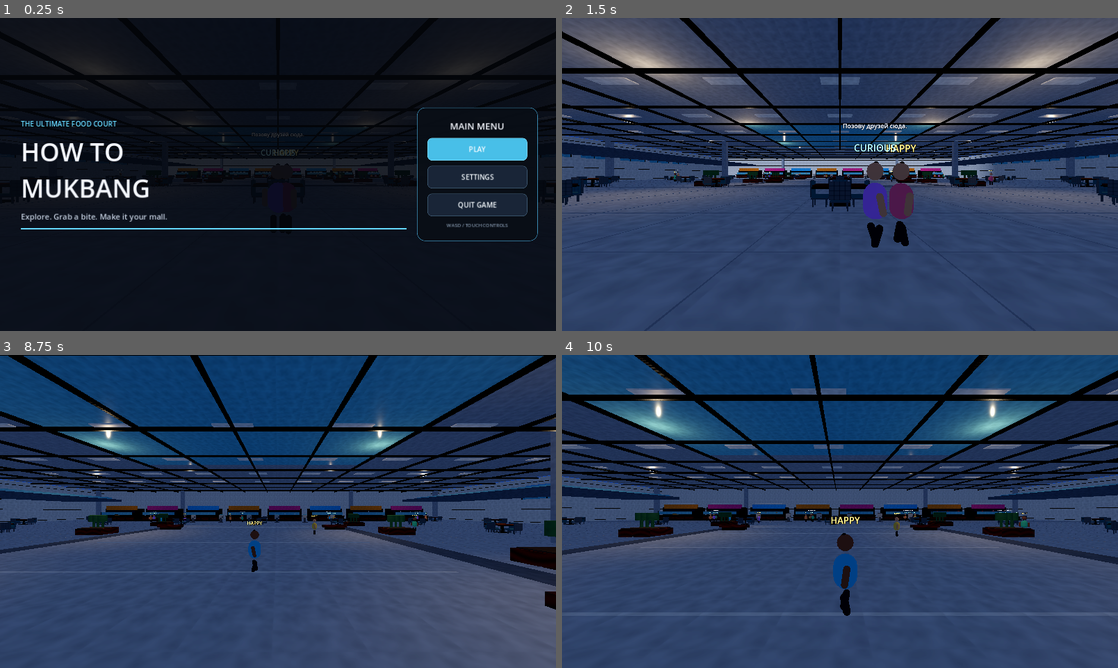
Above: before the commit, frames 1-4 (two rows, left to right).
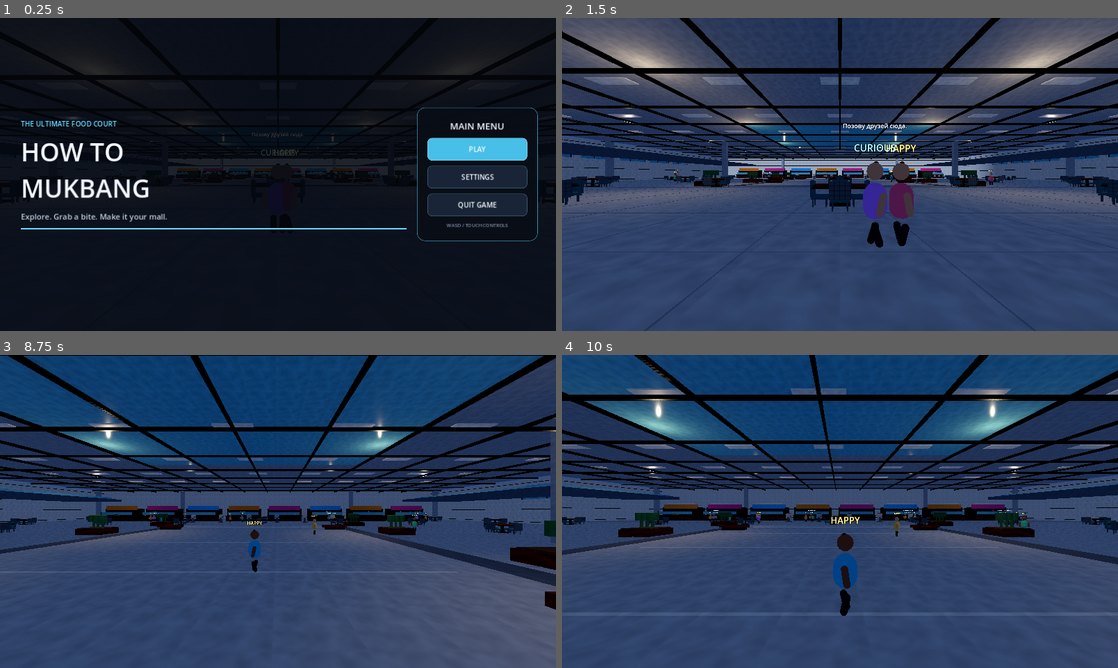
Above: after the commit, the same moments.

Repository: gggevego15-ui/How-to-MUKBANG
Game: Godot game, scene res://scenes/main.tscn
The game is run twice, just before and just after one commit, with the same random seed, the same clock (stepped at 60 frames per second) and the same inputs.
Inputs (mouse positions are in pixels of both pictures, inside the frame that each line leads up to):
- Up to frame 1 (0.25 s): no input
- Up to frame 2 (1.5 s): click "PLAY" at 0.5 s; tap Enter at 1.25 s; move the mouse to (867, 174) at 1.27 s; hold Up (ui_up) from 1.28 s (still down); hold E from 1.28 s (still down)
- Up to frame 3 (8.75 s): tap Space at 1.52, 2.27, 3.77, 4.52, 5.27, 6.77, 7.52, 8.27 s; move the mouse to (250, 511) at 2.02 s; release E at 2.03 s; tap F at 2.1, 4.35, 6.6 s; move the mouse to (289, 505) at 2.77 s; hold Shift 2.78-3.53 s; move the mouse to (272, 517) at 3.52 s; tap E at 3.6, 8.1 s; move the mouse to (316, 514) at 4.27 s; move the mouse to (233, 508) at 5.02 s; tap Shift at 5.1 s; move the mouse to (283, 511) at 5.77 s; hold E 5.78-6.53 s; move the mouse to (255, 505) at 6.52 s; release Up (ui_up) at 6.53 s; hold Right (ui_right) 6.53-7.28 s; move the mouse to (305, 511) at 7.27 s; hold Shift 7.28-8.03 s; hold Up (ui_up) from 7.28 s (still down); move the mouse to (250, 511) at 8.02 s
- Up to frame 4 (10 s): move the mouse to (851, 505) at 8.77 s; tap F at 8.85 s; move the mouse to (834, 517) at 9.52 s; release Up (ui_up) at 9.53 s; hold Left (ui_left) from 9.53 s (still down); tap Shift at 9.6 s; tap Space at 9.77 s

The runs differ from the first frame. In frame 2, 0.3% of the frame differs, in the area x 20-78%, y 50-74%; in frame 3, less than 0.1%; in frame 4, 0.1%.

Commit message:
Improve PBR material detail and neon lighting safely

Diff:
--- a/scripts/mall.gd
+++ b/scripts/mall.gd
@@ -68,7 +68,8 @@
 	if material == null:
 		return
 	var root := "res://assets/textures/pbr/%s_" % family
-	# Keep 4K source maps for quality checks; use compact raster maps at runtime on mobile.
+	# Keep the 4K source maps for authoring, but sample compact 512px maps in-game.
+	# This preserves fine surface detail without loading 4K maps into mobile GPU memory.
 	material.albedo_texture = load(root + "basecolor_512.png") as Texture2D
 	material.roughness_texture = load(root + "roughness_512.png") as Texture2D
 	material.normal_texture = load(root + "normal_512.png") as Texture2D
@@ -76,9 +77,21 @@
 	material.normal_enabled = true
 	material.roughness = 1.0
 	material.metallic = 1.0
-	material.normal_scale = 0.28 if family == "food" else 0.2
+	# Slightly stronger micro-surface detail; keep food subtle so it does not look plastic.
+	match family:
+		"food":
+			material.normal_scale = 0.34
+			material.uv1_scale = Vector3(0.28, 0.28, 0.28)
+		"wood":
+			material.normal_scale = 0.32
+			material.uv1_scale = Vector3(0.18, 0.18, 0.18)
+		"ceramic":
+			material.normal_scale = 0.16
+			material.uv1_scale = Vector3(0.24, 0.24, 0.24)
+		"metal":
+			material.normal_scale = 0.26
+			material.uv1_scale = Vector3(0.22, 0.22, 0.22)
 	material.texture_filter = BaseMaterial3D.TEXTURE_FILTER_LINEAR_WITH_MIPMAPS_ANISOTROPIC
-	material.uv1_scale = Vector3(0.22, 0.22, 0.22)
 
 func _make_materials() -> void:
 	_material("floor", Color("c7cbd0"), 0.26)
@@ -678,14 +691,14 @@
 	env.background_color = Color("080f20")
 	env.ambient_light_source = Environment.AMBIENT_SOURCE_COLOR
 	env.ambient_light_color = Color("7187b4")
-	env.ambient_light_energy = 0.32
+	env.ambient_light_energy = 0.36
 	env.tonemap_mode = Environment.TONE_MAPPER_FILMIC
-	env.tonemap_exposure = 1.05
+	env.tonemap_exposure = 1.04
 	env.ambient_light_energy = 0.32
 	env.reflected_light_source = Environment.REFLECTION_SOURCE_BG
 	env.glow_enabled = true
-	env.glow_intensity = 0.38
-	env.glow_bloom = 0.12
+	env.glow_intensity = 0.42
+	env.glow_bloom = 0.14
 	env.ssao_enabled = false
 	env.ssao_radius = 2.2
 	env.ssao_intensity = 1.55
